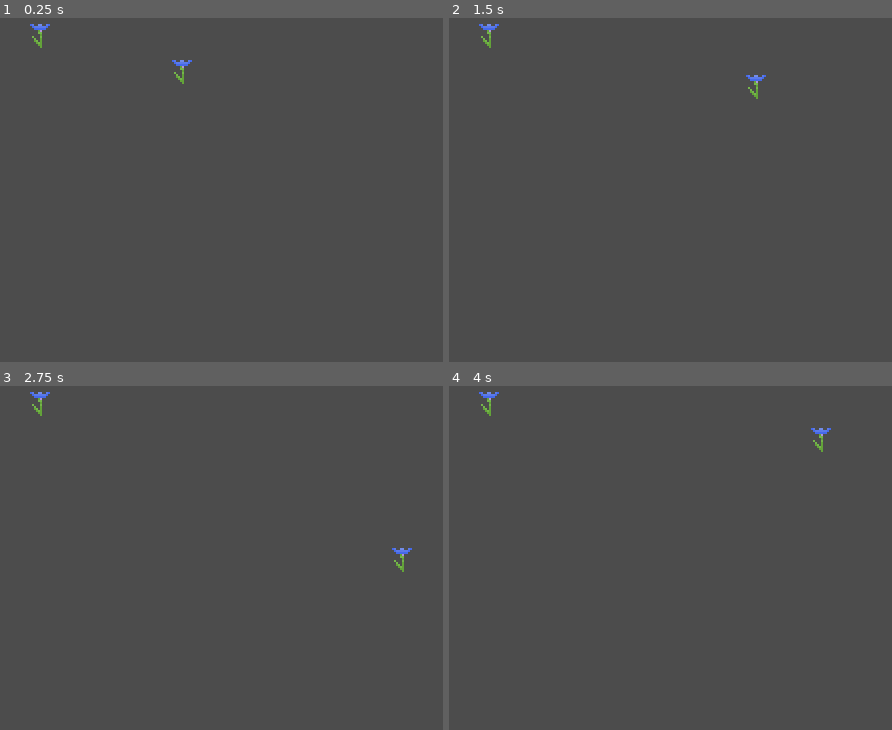
Above: before the commit, frames 1-4 (two rows, left to right).
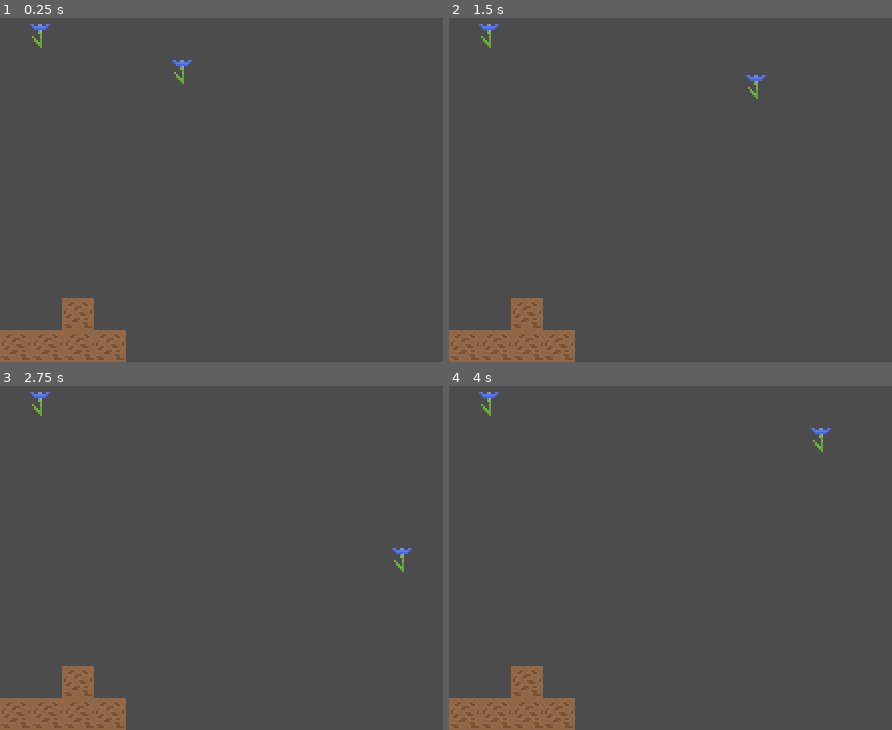
Above: after the commit, the same moments.

Repository: SilkRose/Roll-Pony-Game
Game: Godot game, scene res://World.tscn
The game is run twice, just before and just after one commit, with the same random seed, the same clock (stepped at 60 frames per second) and the same inputs.
Inputs:
- Up to frame 1 (0.25 s): no input
- Up to frame 2 (1.5 s): tap Enter at 0.5 s; hold Right (ui_right) 0.53-1.28 s; hold Down (ui_down) from 1.28 s (still down)
- Up to frame 3 (2.75 s): release Down (ui_down) at 2.03 s; hold Right (ui_right) from 2.03 s (still down)
- Up to frame 4 (4 s): release Right (ui_right) at 2.78 s; hold Up (ui_up) 2.78-3.53 s; hold Left (ui_left) from 3.53 s (still down)

The runs differ from the first frame. In frame 1, 3.3% of the frame differs, in the area x 0-29%, y 81-100%; in frame 2, 3.3%; in frame 3, 3.3%; in frame 4, 3.3%.

Commit message:
Add test collision platform

Diff:
--- a/World.tscn
+++ b/World.tscn
@@ -1,7 +1,8 @@
-[gd_scene load_steps=5 format=2]
+[gd_scene load_steps=6 format=2]
 
 [ext_resource path="res://assets/cornflower.png" type="Texture" id=1]
 [ext_resource path="res://Player.gd" type="Script" id=2]
+[ext_resource path="res://assets/dirt.png" type="Texture" id=3]
 
 [sub_resource type="CapsuleShape2D" id=1]
 radius = 6.0
@@ -35,3 +36,29 @@
 [node name="CollisionShape2D" type="CollisionShape2D" parent="StaticBody2D"]
 position = Vector2( 20, 17 )
 shape = SubResource( 2 )
+
+[node name="StaticBody2D2" type="StaticBody2D" parent="."]
+position = Vector2( 0, 164 )
+
+[node name="CollisionPolygon2D" type="CollisionPolygon2D" parent="StaticBody2D2"]
+polygon = PoolVector2Array( 0, 0, 31, 0, 31, -16, 47, -16, 47, 0, 63, 0, 63, 16, 0, 16 )
+
+[node name="Dirt" type="Sprite" parent="StaticBody2D2"]
+position = Vector2( 8, 8 )
+texture = ExtResource( 3 )
+
+[node name="Dirt2" type="Sprite" parent="StaticBody2D2"]
+position = Vector2( 24, 8 )
+texture = ExtResource( 3 )
+
+[node name="Dirt3" type="Sprite" parent="StaticBody2D2"]
+position = Vector2( 40, 8 )
+texture = ExtResource( 3 )
+
+[node name="Dirt4" type="Sprite" parent="StaticBody2D2"]
+position = Vector2( 55, 8 )
+texture = ExtResource( 3 )
+
+[node name="Dirt5" type="Sprite" parent="StaticBody2D2"]
+position = Vector2( 39, -8 )
+texture = ExtResource( 3 )
